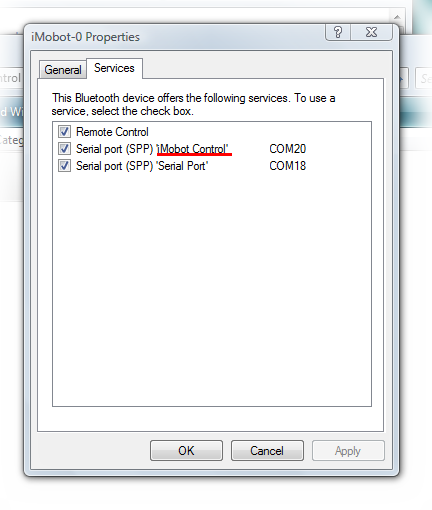
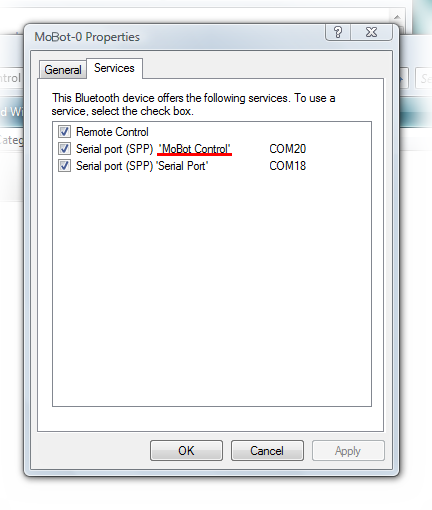
Two versions of the same layered image (432px x 510px). Layer-by-layer changes:
painted on "Background" over [31, 32, 230, 153]
